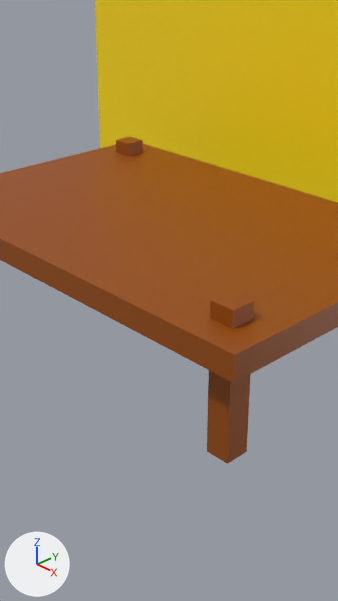
A saved change to the Blender file banana_escape.blend.
Rendered twice from the file's camera 'Camera'. The lights are fixed; the arrows at lower left show +X, +Y and +Z. The first picture is the older version.
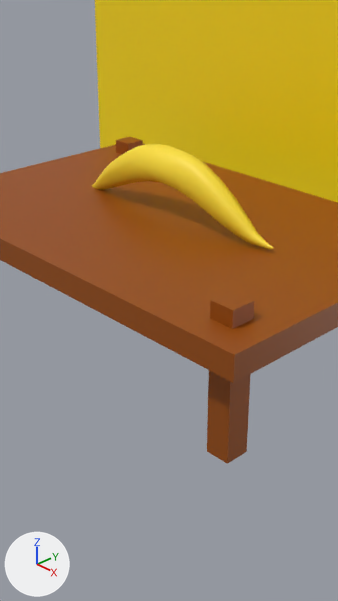
Location of each change, (x1, y1, x2, y2) in pixels of the pictures (338 x 601 px):
'Banana', added (yellow)
    after: (92, 144, 273, 249)

The change, as a diff of the scene's bpy script:
```diff
--- a/banana_escape.blend.py
+++ b/banana_escape.blend.py
@@ mat_banana_material @@
+mat_banana_material = principled_material('Banana_material')
+mat_banana_material.base_color = (1.0, 0.753, 0.0356)  # yellow #ffe135
@@ me_cube @@
+me_cube.from_pydata(...)  # 80 vertices, 78 faces; spans x -0.93..0.97, y -1.26..0.88, z -1.16..3.58
+me_cube.polygons.foreach_set('use_smooth', [True] * 78)
+me_cube.materials.append(mat_banana_material)  # yellow #ffe135
@@ ob_banana @@
+ob_banana = bpy.data.objects.new('Banana', me_cube)
+ob_banana.location = (0.0, 0.0, 1.35)
+ob_banana.scale = (1.8, 0.22, 0.22)
+_m = ob_banana.modifiers.new('Subdivision', 'SUBSURF')
+_m.render_levels = 1
```
